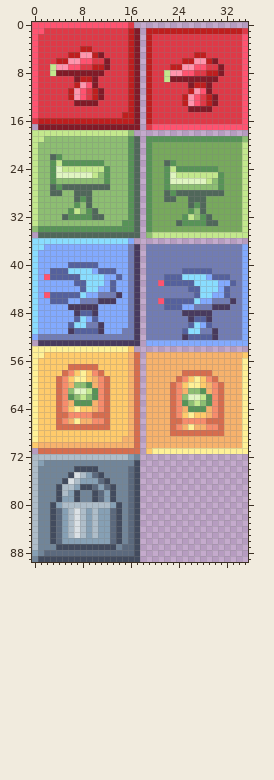
Two states of a sprite sheet, public/images/ui/turret-icons.png. Above: the version before the commit.
The file is 36x90 pixels.
After:
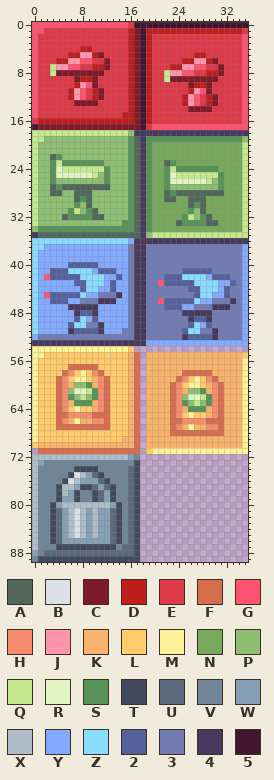
Palette (. is transparent): A #50675a  B #dae0e5  C #811a27  D #bf1e1e  E #df3947  F #d66d4e  G #ff5370  H #f78c6c  J #ff95ad  K #f7b26c  L #ffcb6b  M #fff197  N #77a95c  P #8dbe72  Q #c3e88d  R #e0f5c1  S #579357  T #424b5e  U #5b697d  V #718599  W #86a0b5  X #aebdc9  Y #82aaff  Z #89ddff  2 #55619d  3 #717cb4  4 #483a5e  5 #421630
Diff:
There is now colour 4 in row 18 at x 17 to 35; in rows 19 to 34 at x 18; in row 35 at x 0 and 18; in row 36 at x 17 to 35; in rows 37 to 52 at x 18; in row 53 at x 0 and 18.
There is now colour 5 in row 0 at x 17 to 35; in rows 1 to 16 at x 18; in row 17 at x 0 and 18.
Boxes around the changes in both pictures, in picture pixels (x1, y1, x2, y2):
added: (134, 22, 248, 346)
added: (32, 124, 38, 130)
added: (32, 232, 38, 238)
added: (32, 340, 38, 346)
